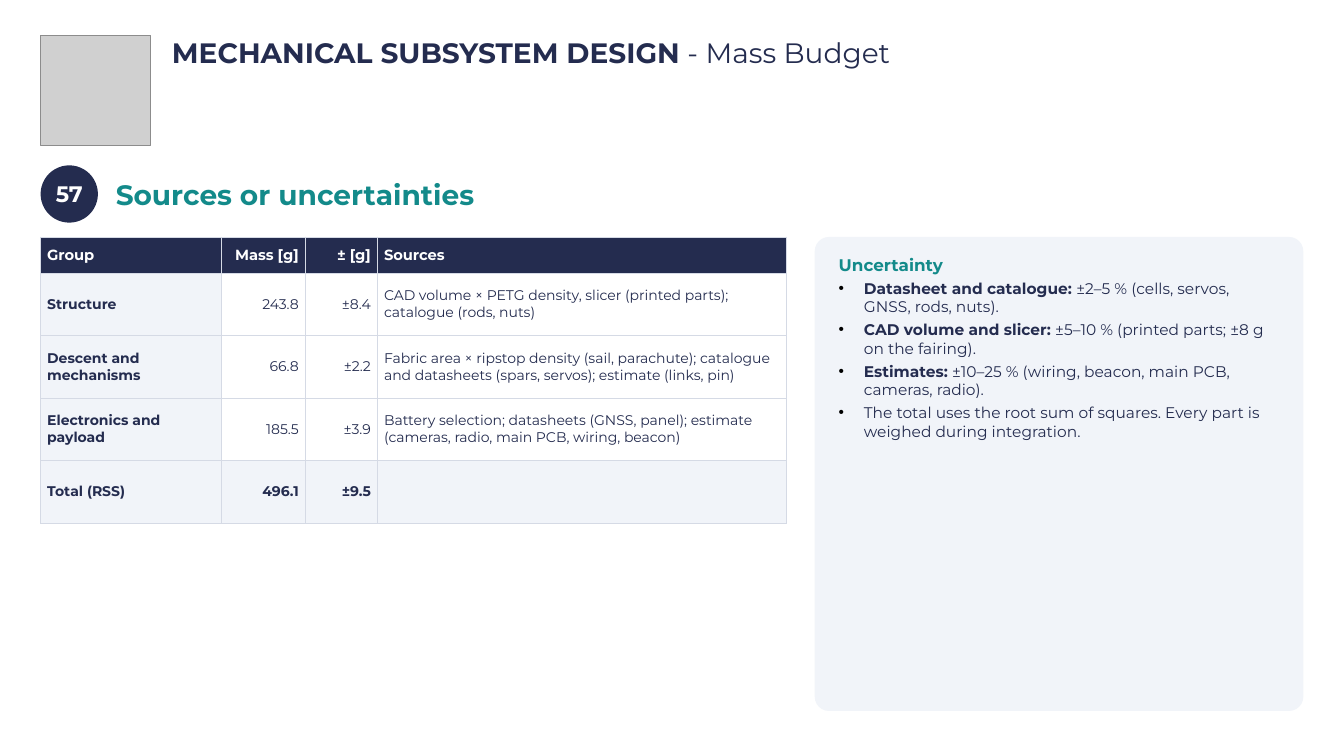
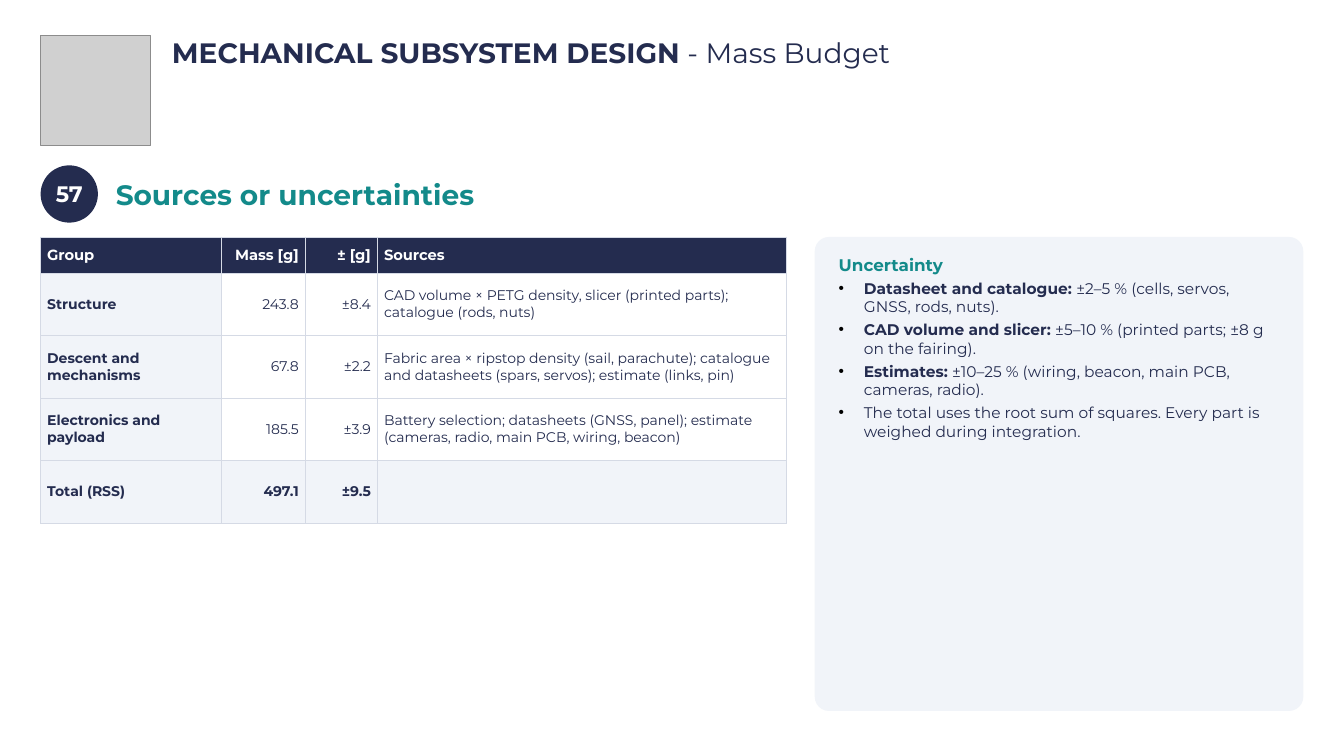
Before and after one commit to Caetano18/proyecto, a slide deck: slide 60 of cansat_pdr/laminas_plantilla/CanSat_PDR_Hermes_V2.pptx. Drawn at 1344x756 pixels with LibreOffice and Linux fonts; fonts in the diff are those of the drawing; grey boxes stand for pictures; background and template pictures are left out. Boxes give left, top, right and bottom in pixels: in the first picture for what was removed or moved away, otherwise in the second. Text is boxed around its words. In the diff, an @@ line names an element or a change of style, - is before the commit and + after.

```diff
--- a/cansat_pdr/laminas_plantilla/CanSat_PDR_Hermes_V2.pptx
+++ b/cansat_pdr/laminas_plantilla/CanSat_PDR_Hermes_V2.pptx
@@ table at (x1=40, y1=237, x2=787, y2=523) @@
-row 3, column 2: 66.8
+row 3, column 2: 67.8
-row 5, column 2: 496.1
+row 5, column 2: 497.1
```
Also in this commit, not shown: 13 other slides changed, 31 other files.
